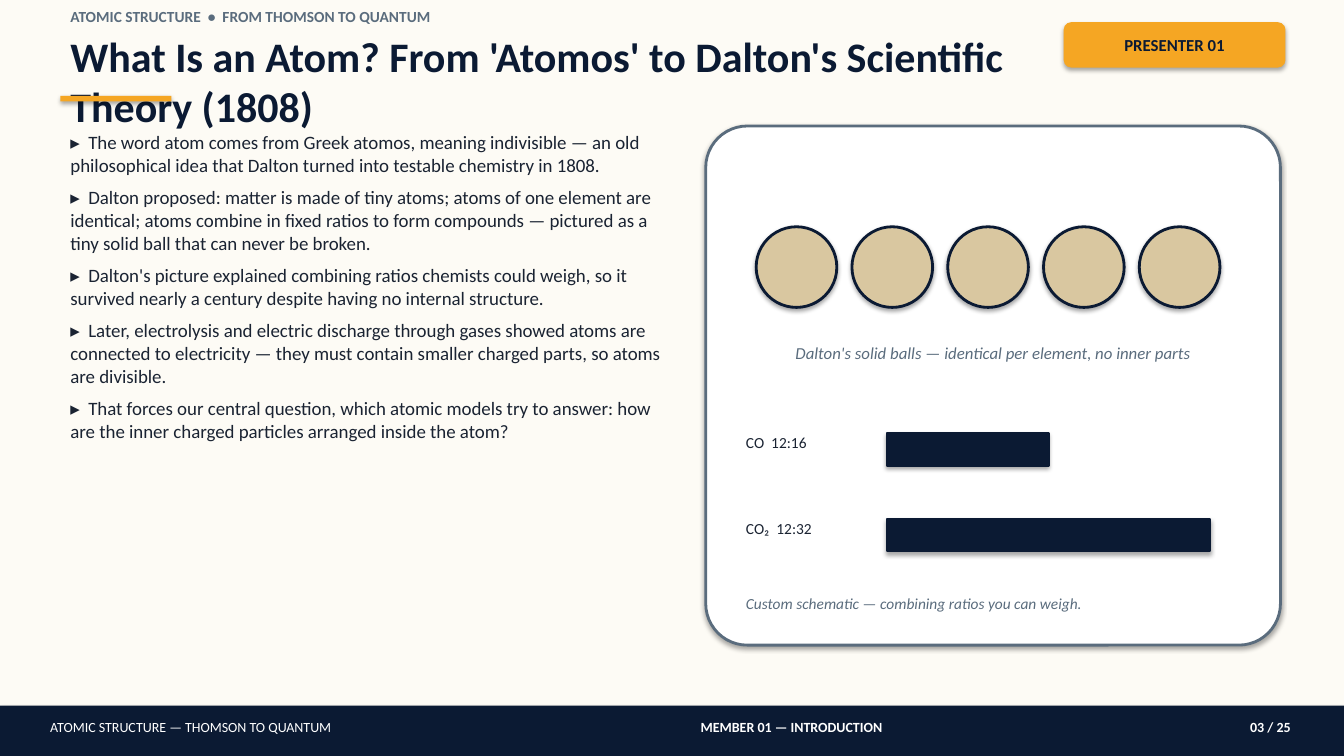
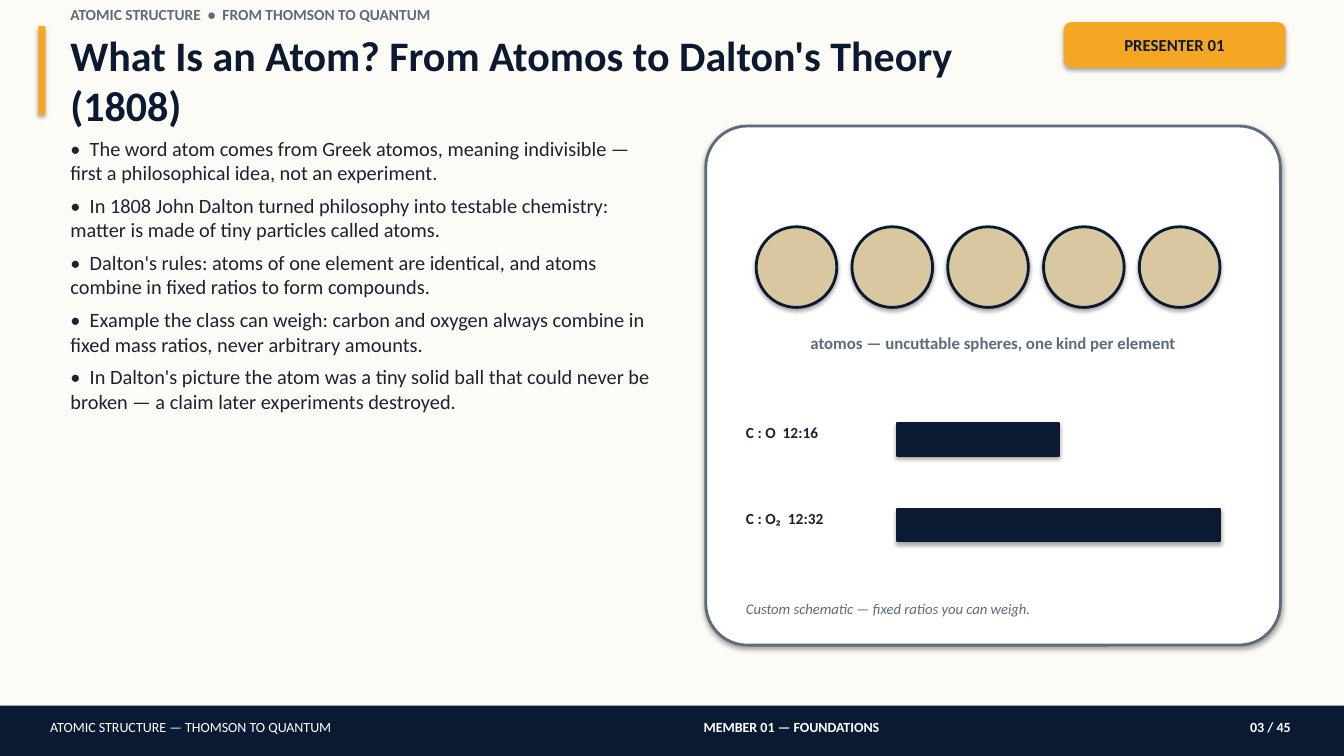
Before and after one commit to amithsharma91/big-boss-command-center, a slide deck: slide 3 of atomic-structure-presentation/Atomic_Structure_Detailed_Presentation.pptx. Drawn at 1344x756 pixels with LibreOffice and Linux fonts; fonts in the diff are those of the drawing. Boxes give left, top, right and bottom in pixels: in the first picture for what was removed or moved away, otherwise in the second. Text is boxed around its words. In the diff, an @@ line names an element or a change of style, - is before the commit and + after.

Commit message:
Rebuild atomic structure presentation: 45 slides, genuine render, coverage matrix

```diff
--- a/atomic-structure-presentation/Atomic_Structure_Detailed_Presentation.pptx
+++ b/atomic-structure-presentation/Atomic_Structure_Detailed_Presentation.pptx
@@ rectangle added at bbox=[38, 26, 45, 115], fill #F5A623 @@
@@ text at bbox=[70, 41, 952, 127]: text changed @@
-What Is an Atom? From 'Atomos' to Dalton's Scientific Theory (1808)
+What Is an Atom? From Atomos to Dalton's Theory (1808)
@@ rectangle removed at bbox=[60, 96, 171, 102] @@
@@ text at bbox=[70, 142, 649, 413]: text changed; size 13.5 to 14.5 pt @@
-▸ The word atom comes from Greek atomos, meaning indivisible — an old philosophical idea that Dalton turned into testable chemistry in 1808.
-▸ Dalton proposed: matter is made of tiny atoms; atoms of one element are identical; atoms combine in fixed ratios to form compounds — pictured as a tiny solid ball that can never be broken.
-▸ Dalton's picture explained combining ratios chemists could weigh, so it survived nearly a century despite having no internal structure.
-▸ Later, electrolysis and electric discharge through gases showed atoms are connected to electricity — they must contain smaller charged parts, so atoms are divisible.
-▸ That forces our central question, which atomic models try to answer: how are the inner charged particles arranged inside the atom?
+• The word atom comes from Greek atomos, meaning indivisible — first a philosophical idea, not an experiment.
+• In 1808 John Dalton turned philosophy into testable chemistry: matter is made of tiny particles called atoms.
+• Dalton's rules: atoms of one element are identical, and atoms combine in fixed ratios to form compounds.
+• Example the class can weigh: carbon and oxygen always combine in fixed mass ratios, never arbitrary amounts.
+• In Dalton's picture the atom was a tiny solid ball that could never be broken — a claim later experiments destroyed.
@@ text at bbox=[810, 337, 1175, 352]: text changed; bold on; italic off @@
-Dalton's solid balls — identical per element, no inner parts
+atomos — uncuttable spheres, one kind per element
@@ text at bbox=[746, 427, 818, 438]: text changed; bold on @@
-CO 12:16
+C : O 12:16
@@ rectangle: place and size @@
-rectangle at bbox=[887, 434, 1049, 466]
+rectangle at bbox=[897, 423, 1059, 456]
@@ rectangle: place and size @@
-rectangle at bbox=[887, 519, 1210, 552]
+rectangle at bbox=[897, 509, 1220, 541]
@@ text at bbox=[746, 514, 824, 526]: text changed; bold on @@
-CO₂ 12:32
+C : O₂ 12:32
@@ text at bbox=[746, 604, 1030, 617]: text changed; size 11 to 10.5 pt @@
-Custom schematic — combining ratios you can weigh.
+Custom schematic — fixed ratios you can weigh.
@@ text at bbox=[704, 723, 880, 732]: text changed @@
-MEMBER 01 — INTRODUCTION
+MEMBER 01 — FOUNDATIONS
@@ text at bbox=[1250, 723, 1291, 732]: text changed @@
-03 / 25
+03 / 45
```
Also in this commit, not shown: 21 other slides changed, 23 slides added, 3 slides removed, 6 other files.
